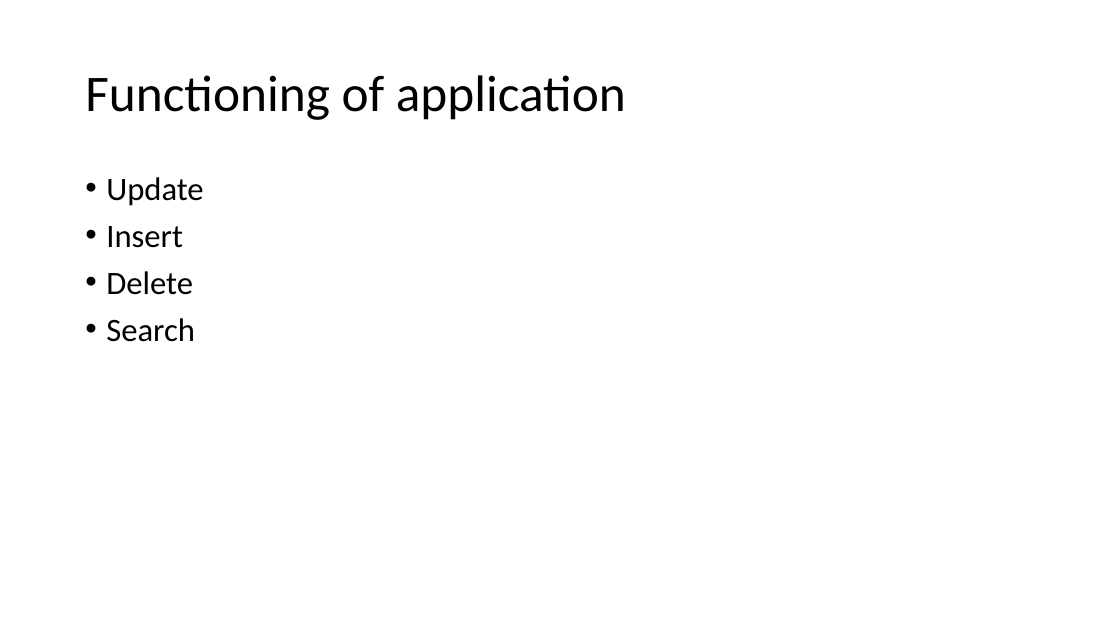
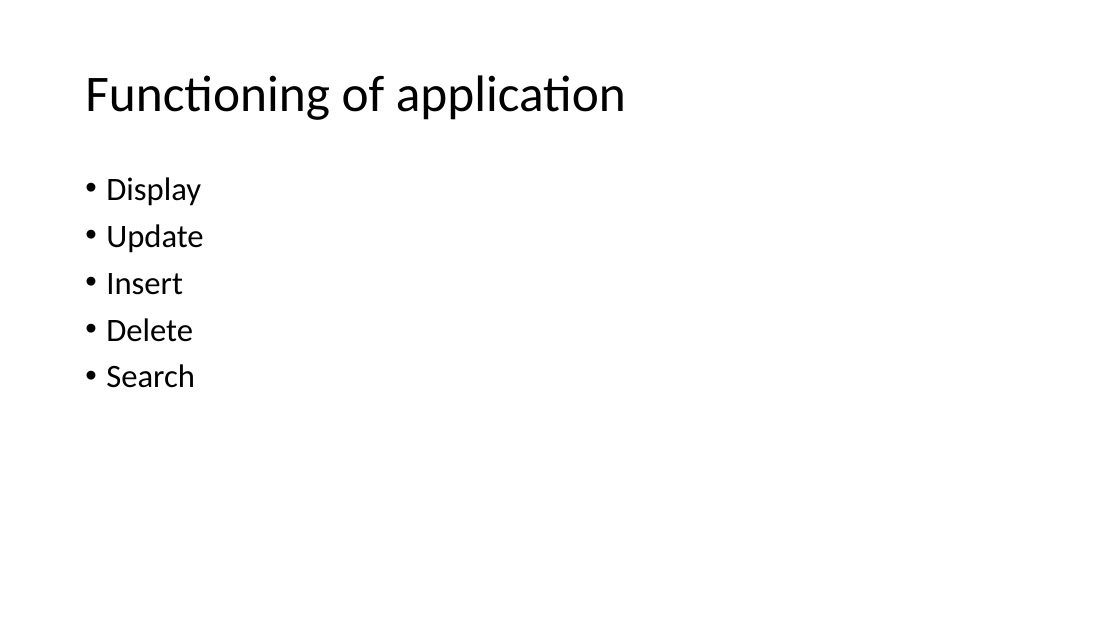
Before and after one commit to waleedgeo/wri_db, a slide deck: slide 2 of Proj_Preset.pptx. Drawn at 1120x630 pixels with LibreOffice and Linux fonts; fonts in the diff are those of the drawing. Boxes give left, top, right and bottom in pixels: in the first picture for what was removed or moved away, otherwise in the second. Text is boxed around its words. In the diff, an @@ line names an element or a change of style, - is before the commit and + after.

```diff
--- a/Proj_Preset.pptx
+++ b/Proj_Preset.pptx
@@ text at bbox=[106, 177, 201, 206]: paragraph added @@
+• Display
```
Also in this commit, not shown: 1 slide added, 14 other files.
